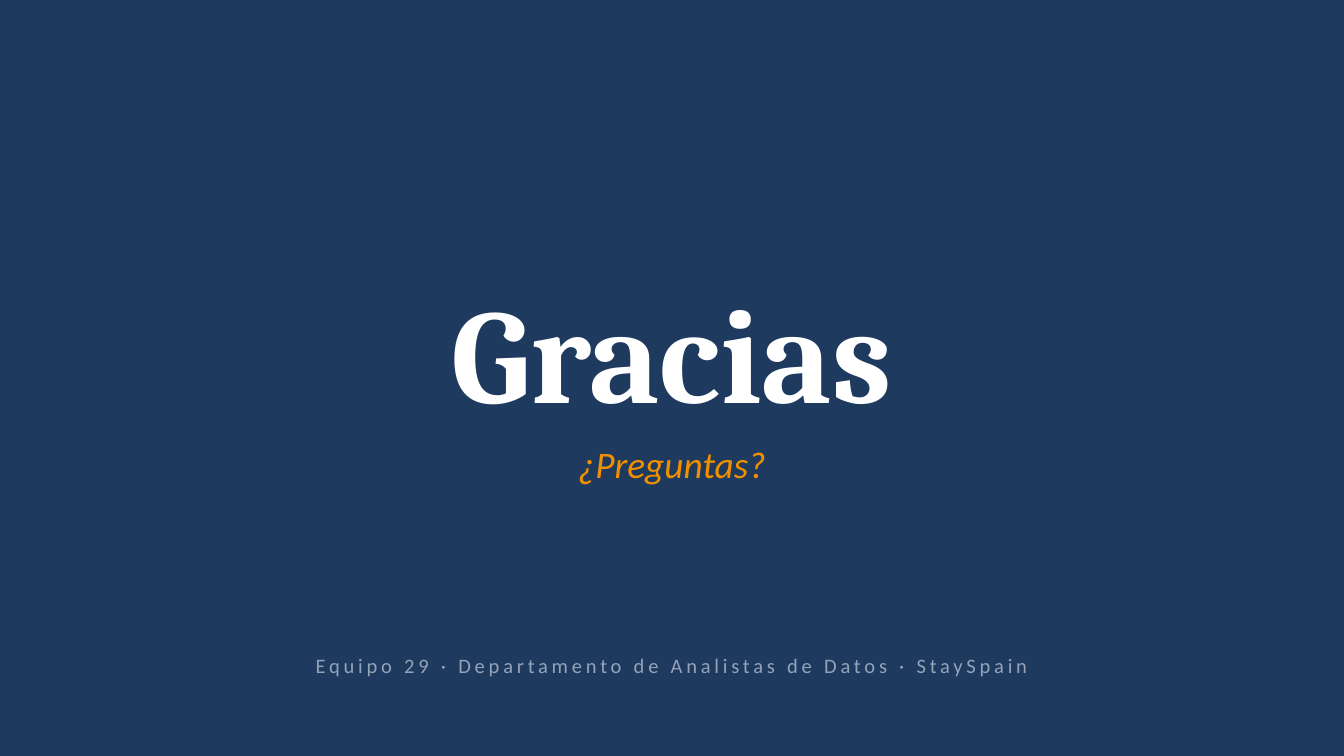
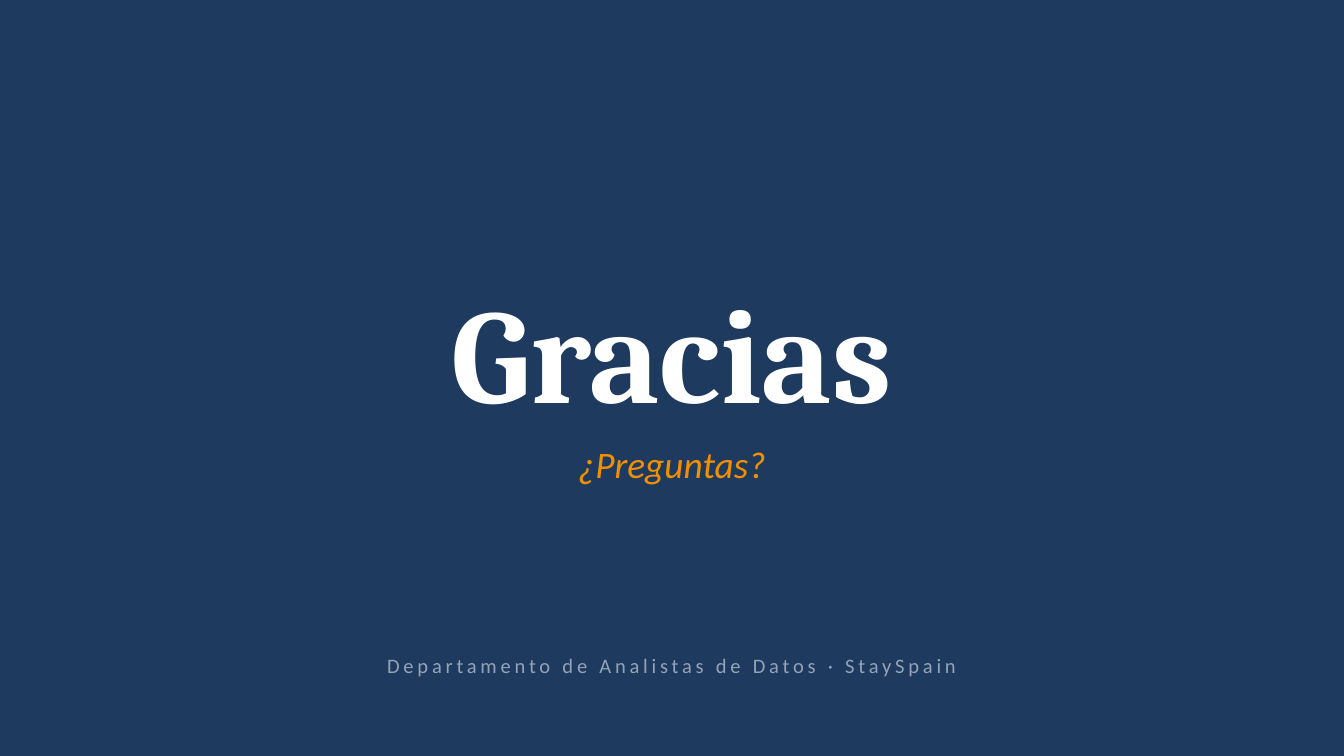
Before and after one commit to ITACADEMYprojectes/ProjecteData, a slide deck: slide 20 of Equip_29/Results/2026_06_01_StaySpain_Presentacion.pptx (slide 13 before the commit). Drawn at 1344x756 pixels with LibreOffice and Linux fonts; fonts in the diff are those of the drawing. Boxes give left, top, right and bottom in pixels: in the first picture for what was removed or moved away, otherwise in the second. Text is boxed around its words. In the diff, an @@ line names an element or a change of style, - is before the commit and + after.

```diff
--- a/Equip_29/Results/2026_06_01_StaySpain_Presentacion.pptx
+++ b/Equip_29/Results/2026_06_01_StaySpain_Presentacion.pptx
@@ text at (x1=387, y1=659, x2=955, y2=676): text changed @@
-Equipo 29 · Departamento de Analistas de Datos · StaySpain
+Departamento de Analistas de Datos · StaySpain
```
Also in this commit, not shown: 10 slides added, 3 slides removed.
